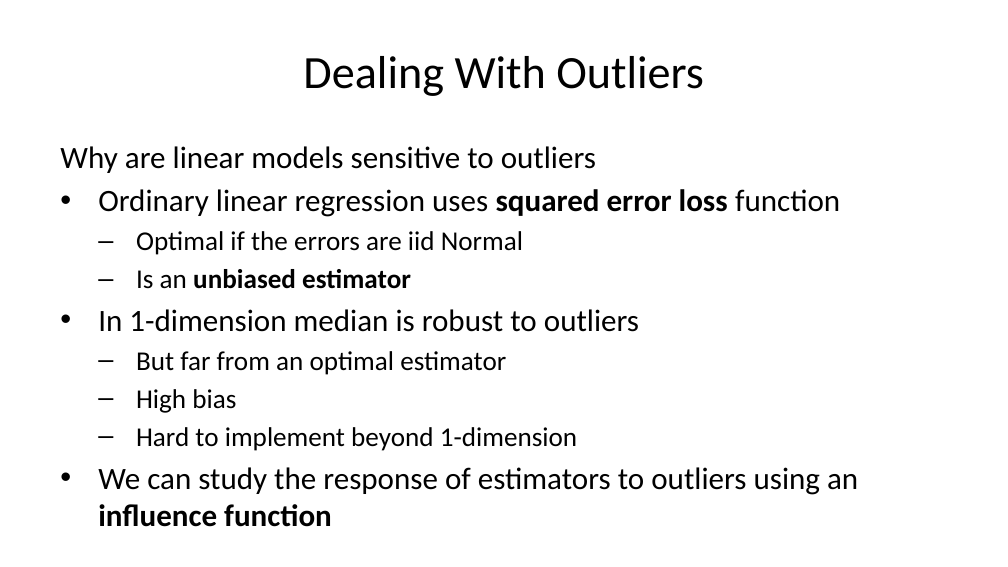
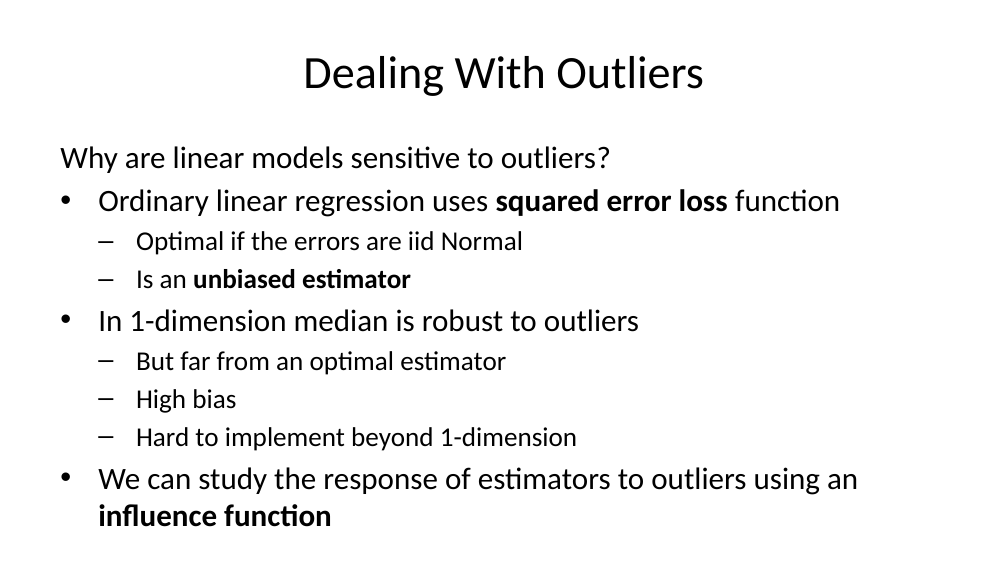
Before and after one commit to StephenElston/CSCI-E-83, a slide deck: slide 31 of LectureSlides/10b_ModelsFor OutliersAndOverdispersion.pptx (slide 32 before the commit). Drawn at 1008x567 pixels with LibreOffice and Linux fonts; fonts in the diff are those of the drawing. Boxes give left, top, right and bottom in pixels: in the first picture for what was removed or moved away, otherwise in the second. Text is boxed around its words. In the diff, an @@ line names an element or a change of style, - is before the commit and + after.

```diff
--- a/LectureSlides/10b_ModelsFor OutliersAndOverdispersion.pptx
+++ b/LectureSlides/10b_ModelsFor OutliersAndOverdispersion.pptx
@@ text at (60, 146, 611, 173): text changed @@
-Why are linear models sensitive to outliers
+Why are linear models sensitive to outliers?
```
Also in this commit, not shown: 1 other slide changed, 1 slide removed, 3 other files.
